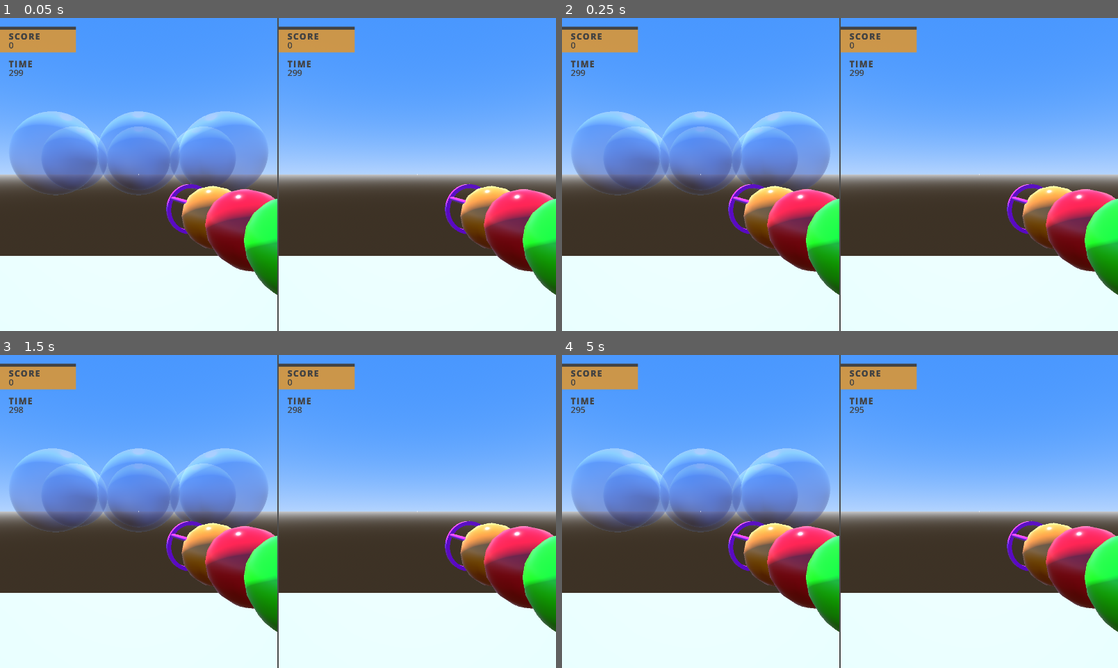
Above: before the commit, frames 1-4 (two rows, left to right).
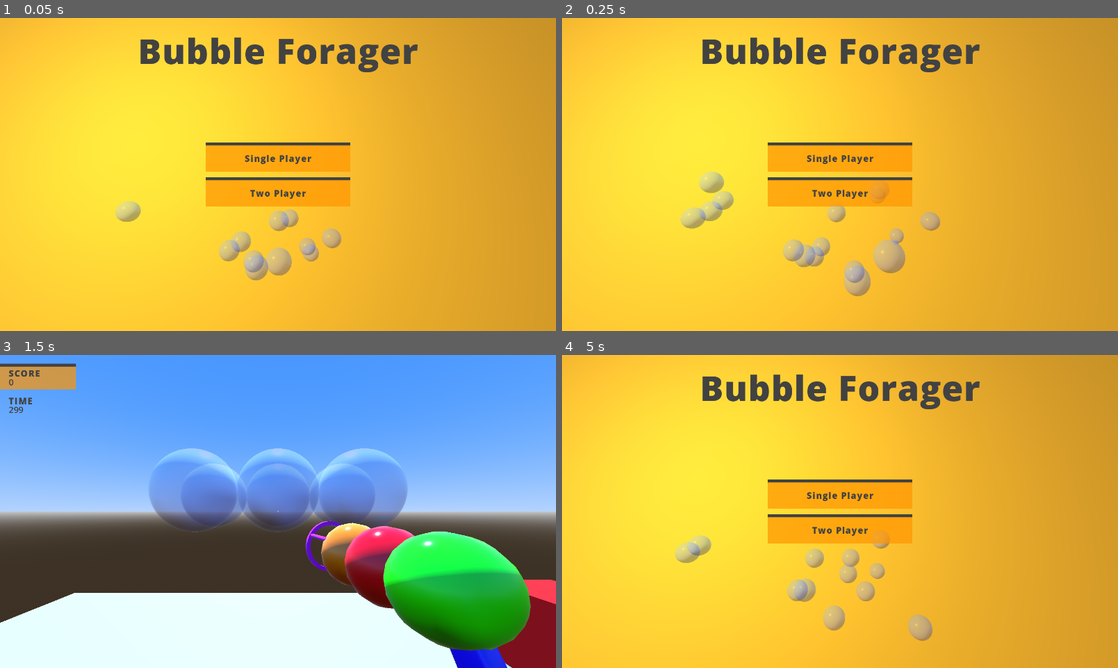
Above: after the commit, the same moments.

Repository: ericsnekbytes/GGJ-2025-Bubble-Forager
Game: Godot game, scene res://main/main.tscn
Same seed, same stepped clock (60 frames per second), same inputs: the game is played once before the commit and once after it. Before the commit the project starts from res://levels/bubble_hunt.tscn.
Inputs (mouse positions are in pixels of both pictures, inside the frame that each line leads up to):
- Up to frame 1 (0.05 s): no input
- Up to frame 2 (0.25 s): no input
- Up to frame 3 (1.5 s): click (278, 492) at 0.5 s, where only the run after the commit has a clickable "Single Player"; tap Enter at 1.25 s
- Up to frame 4 (5 s): tap Space at 2, 3.5 s; tap Enter at 2.75, 4.25 s; tap Escape (escape, bound only after the commit) at 4.9 s

The runs differ from the first frame. In frame 1, 100% of the frame differs, in the area x 0-100%, y 0-100%; in frame 2, 100%; in frame 3, 32%; in frame 4, 100%.

Commit message:
Add main menu.

Diff:
--- a/levels/bubble_hunt.gd
+++ b/levels/bubble_hunt.gd
@@ -59,6 +59,11 @@
 	request_scene.emit('MAIN_MENU', null)
 
 
+func _input(event):
+	if event.is_action('escape'):
+		request_scene.emit('MAIN_MENU', null)
+
+
 # Called every frame. 'delta' is the elapsed time since the previous frame.
 func _physics_process(delta):
 	InputHandler.poll_for_devices()
--- a/main/main.gd
+++ b/main/main.gd
@@ -17,7 +17,7 @@
 		if get_child_count() > 0:
 			get_child(0).queue_free()
 		var new_scene = scenes[scene_id].instantiate()
-		new_scene.request_scene.connect(self.load_scene)
+		new_scene.request_scene.connect(load_scene)
 		add_child(new_scene)
 		if args != null:
 			new_scene.set_player_count(args)
--- a/main/main_menu.tscn
+++ b/main/main_menu.tscn
@@ -153,5 +153,10 @@
 text = "Bubble Forager"
 horizontal_alignment = 1
 
+[node name="TextureRect" type="TextureRect" parent="."]
+layout_mode = 0
+offset_right = 40.0
+offset_bottom = 40.0
+
 [connection signal="pressed" from="MarginContainer/VBoxContainer/SinglePlayerBtn" to="." method="_on_single_player_btn_pressed"]
 [connection signal="pressed" from="MarginContainer/VBoxContainer/TwoPlayerBtn" to="." method="_on_two_player_btn_pressed"]
--- a/project.godot
+++ b/project.godot
@@ -11,7 +11,7 @@
 [application]
 
 config/name="GameJam25"
-run/main_scene="res://levels/bubble_hunt.tscn"
+run/main_scene="res://main/main.tscn"
 config/features=PackedStringArray("4.3", "Forward Plus")
 config/icon="res://icon.svg"
 
@@ -94,6 +94,12 @@
 "events": [Object(InputEventJoypadButton,"resource_local_to_scene":false,"resource_name":"","device":-1,"button_index":3,"pressure":0.0,"pressed":false,"script":null)
 ]
 }
+escape={
+"deadzone": 0.5,
+"events": [Object(InputEventKey,"resource_local_to_scene":false,"resource_name":"","device":-1,"window_id":0,"alt_pressed":false,"shift_pressed":false,"ctrl_pressed":false,"meta_pressed":false,"pressed":false,"keycode":0,"physical_keycode":4194305,"key_label":0,"unicode":0,"location":0,"echo":false,"script":null)
+, Object(InputEventJoypadButton,"resource_local_to_scene":false,"resource_name":"","device":-1,"button_index":6,"pressure":0.0,"pressed":false,"script":null)
+]
+}
 
 [layer_names]
 
